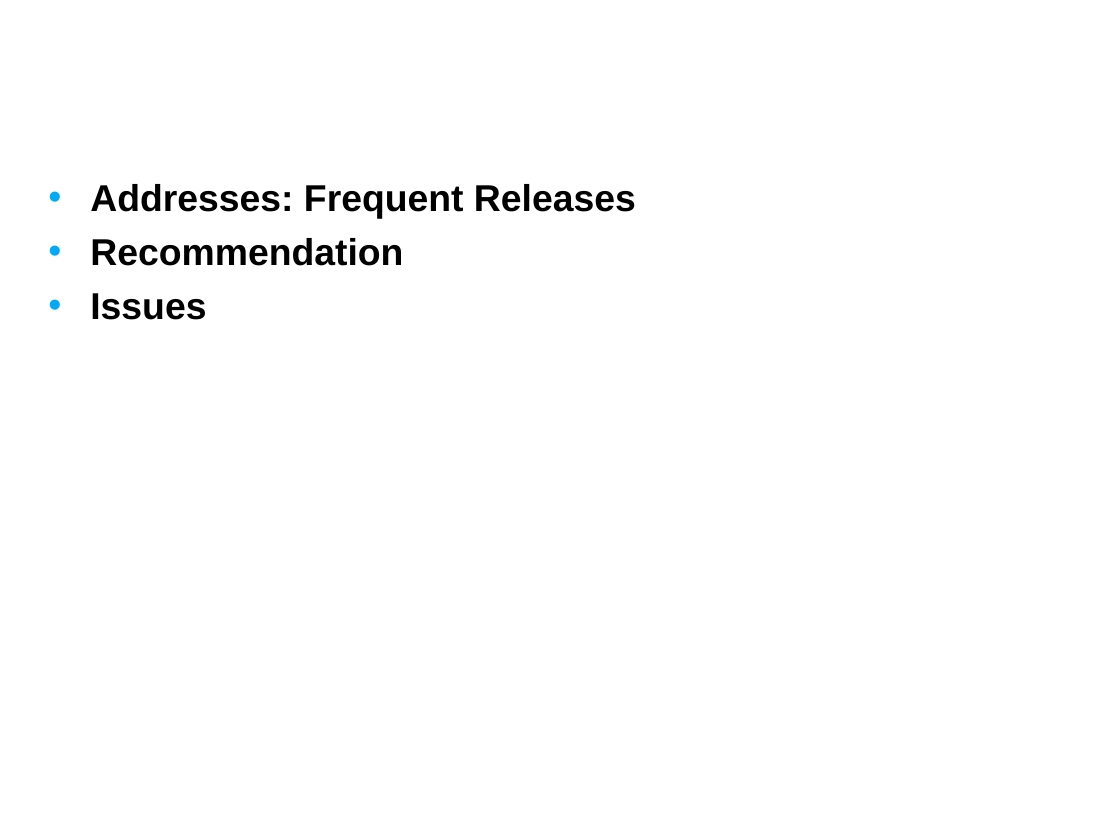
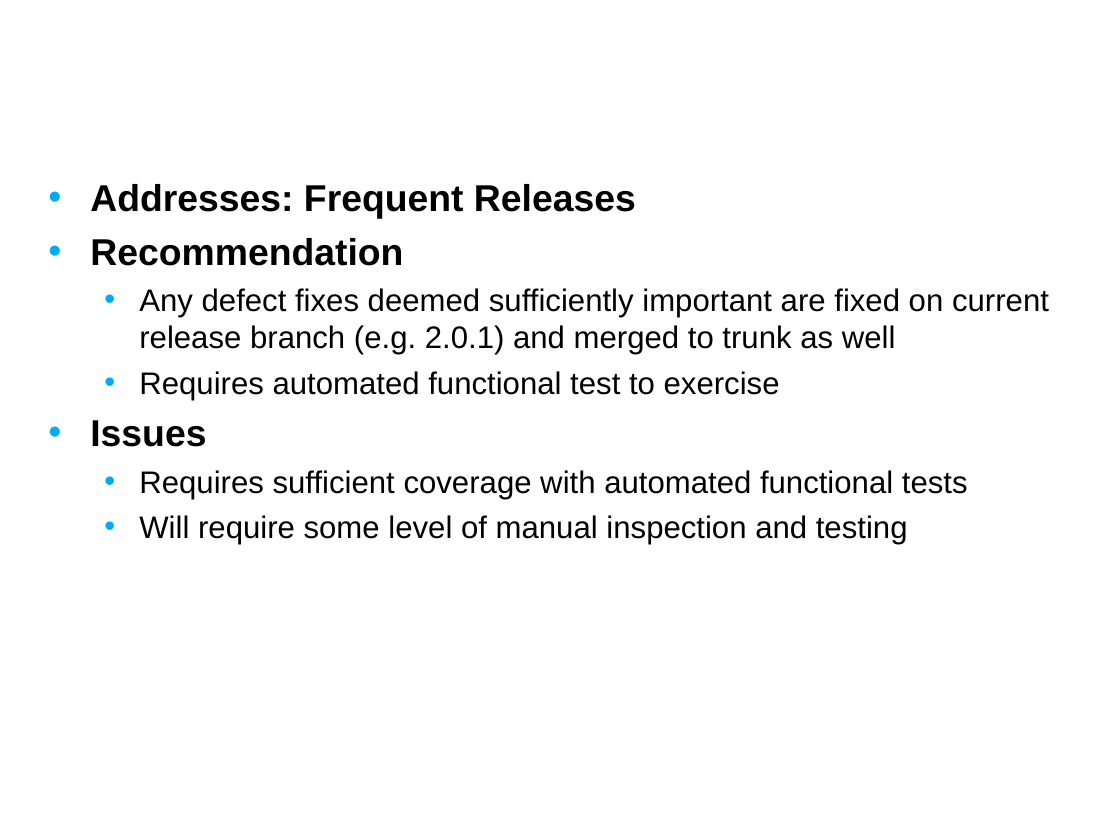
Before and after one commit to NCIP/caarray-docs, a slide deck: slide 16 of environment/references/process_improvement_proposal.ppt (slide 13 before the commit). Drawn at 1120x840 pixels with LibreOffice and Linux fonts; fonts in the diff are those of the drawing; background and template pictures are left out. Boxes give left, top, right and bottom in pixels: in the first picture for what was removed or moved away, otherwise in the second. Text is boxed around its words. In the diff, an @@ line names an element or a change of style, - is before the commit and + after.

```diff
--- a/environment/references/process_improvement_proposal.ppt
+++ b/environment/references/process_improvement_proposal.ppt
@@ text at (139,288,1049,400): paragraphs added @@
+  • Any defect fixes deemed sufficiently important are fixed on current release branch (e.g. 2.0.1) and merged to trunk as well
+  • Requires automated functional test to exercise
@@ text at (139,470,968,544): paragraphs added @@
+  • Requires sufficient coverage with automated functional tests
+  • Will require some level of manual inspection and testing
```
Also in this commit, not shown: 8 other slides changed, 3 slides added.
